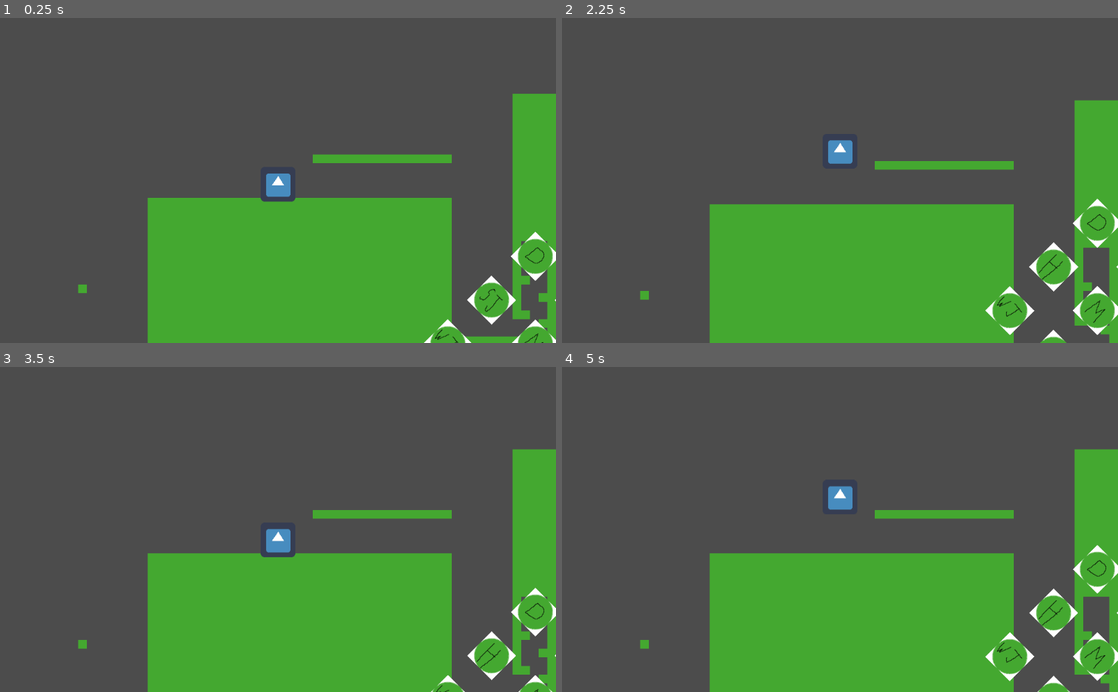
Above: before the commit, frames 1-4 (two rows, left to right).
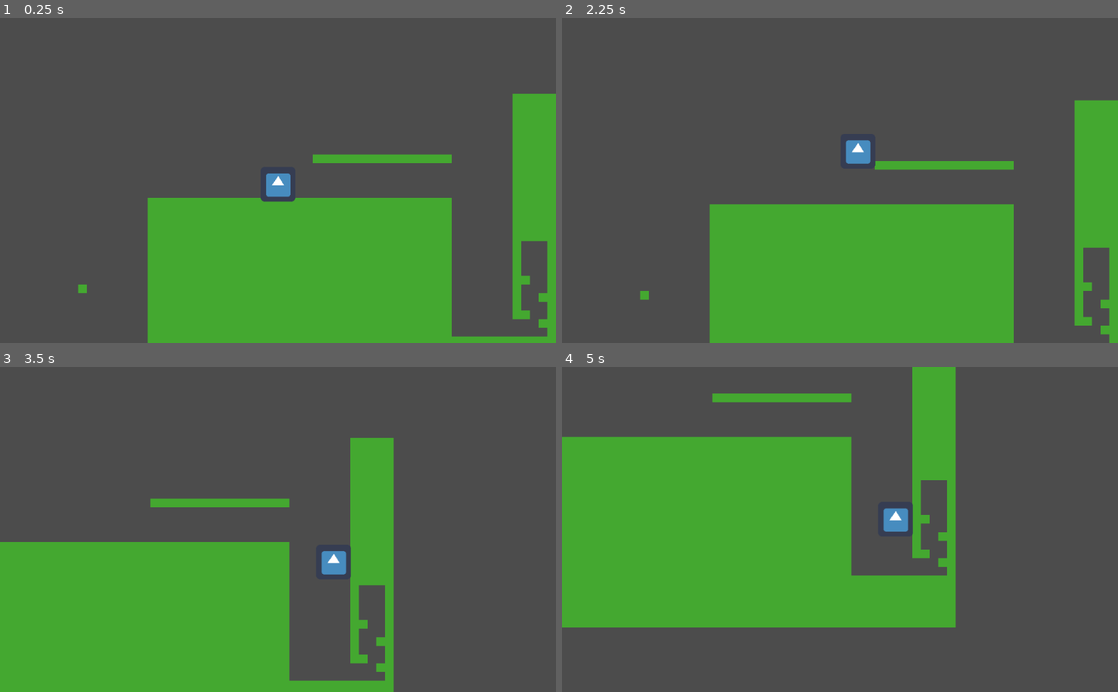
Above: after the commit, the same moments.

Repository: F-P-S-B/ggj-2023-roots
Game: Godot game, scene res://Levels/Dev/DevLevel.tscn
Same seed, same stepped clock (60 frames per second), same inputs: the game is played once before the commit and once after it. The engine's default icon, where the game draws it, is replaced by a stand-in: a white triangle on a blue panel in a dark square.
Inputs (mouse positions are in pixels of both pictures, inside the frame that each line leads up to):
- Up to frame 1 (0.25 s): no input
- Up to frame 2 (2.25 s): click (1095, 255) at 0.52 s; click (1051, 300) at 1.27 s; tap Enter at 2 s; hold Right (move_right) from 2.03 s (still down); hold Space (jump) from 2.03 s (still down)
- Up to frame 3 (3.5 s): keep holding Right (move_right); release Space (jump) at 2.78 s; tap Space (jump) at 2.85, 3.02, 3.32 s
- Up to frame 4 (5 s): release Right (move_right) at 3.53 s; hold Left (move_left) 3.53-4.28 s; hold Space (jump) 3.53-4.28 s; hold Right (move_right) from 4.28 s (still down); tap Space (jump) at 4.35, 4.52, 4.82 s

The runs differ from the first frame. In frame 1, 1.7% of the frame differs, in the area x 76-100%, y 65-100%; in frame 2, 2.4%; in frame 3, 33%; in frame 4, 50%, in the area x 0-100%, y 0-100%.

Commit message:
debugg un peu jump

Diff:
--- a/player/Player.gd
+++ b/player/Player.gd
@@ -45,6 +45,7 @@
 func move():
 	if enabled_skills[Skills.MOVE] or (not is_on_floor()):
 		if ((not Input.is_action_pressed("move_left")) and (not Input.is_action_pressed("move_right"))) or ((Input.is_action_pressed("move_left")) and (Input.is_action_pressed("move_right"))):
+			print("cas 1")
 			velocity.x = lerp(velocity.x, 0, horiz_friction)
 		elif Input.is_action_pressed("move_right"):
 			direction = 1
@@ -80,13 +81,14 @@
 
 func _physics_process(_delta):
 	if(is_on_floor()):
-		pass
-		#velocity.y = 0
-	fall()
+		velocity.y = 0
+	else:
+		fall()
+	move()
 	if enabled_skills[Skills.JUMP1] or enabled_skills[Skills.JUMP2]:
 		if enabled_skills[Skills.JUMP1] and enabled_skills[Skills.JUMP2]:
 			if (is_on_floor()):
-				air_jumps = 1
+				pass
 		jump()
 	if enabled_skills[Skills.SUPER_JUMP]:
 		super_jump()
--- a/player/Player.tscn
+++ b/player/Player.tscn
@@ -1,8 +1,7 @@
-[gd_scene load_steps=5 format=2]
+[gd_scene load_steps=4 format=2]
 
 [ext_resource path="res://icon.png" type="Texture" id=1]
 [ext_resource path="res://player/Player.gd" type="Script" id=2]
-[ext_resource path="res://player/skilltree/Skilltree.tscn" type="PackedScene" id=3]
 
 [sub_resource type="RectangleShape2D" id=1]
 extents = Vector2( 31.5, 28 )
@@ -24,20 +23,6 @@
 "_edit_lock_": true
 }
 
-[node name="Skilltree" parent="." instance=ExtResource( 3 )]
-
-[connection signal="pressed" from="Skilltree/CenterContainer/GridContainer/DashButton" to="." method="_on_DashButton_pressed"]
-[connection signal="pressed" from="Skilltree/CenterContainer/GridContainer/Jump1Button" to="." method="_on_Jump1Button_pressed"]
-[connection signal="pressed" from="Skilltree/CenterContainer/GridContainer/Jump2Button" to="." method="_on_Jump2Button_pressed"]
-[connection signal="pressed" from="Skilltree/CenterContainer/GridContainer/Super JumpButton" to="." method="_on_Super_JumpButton_pressed"]
-[connection signal="pressed" from="Skilltree/CenterContainer/GridContainer/MoveButton" to="." method="_on_MoveButton_pressed"]
-[connection signal="pressed" from="Skilltree/CenterContainer/GridContainer/LanternButton" to="." method="_on_LanternButton_pressed"]
-[connection signal="pressed" from="Skilltree/CenterContainer/GridContainer/Wall JumpButton" to="." method="_on_Wall_JumpButton_pressed"]
-[connection signal="pressed" from="Skilltree/CenterContainer/GridContainer/GlideButton" to="." method="_on_GlideButton_pressed"]
-[connection signal="pressed" from="Skilltree/CenterContainer/GridContainer/PlatformButton" to="." method="_on_PlatformButton_pressed"]
-
-[editable path="Skilltree"]
-
 [node name="Camera2D" type="Camera2D" parent="."]
 current = true
 drag_margin_h_enabled = true
